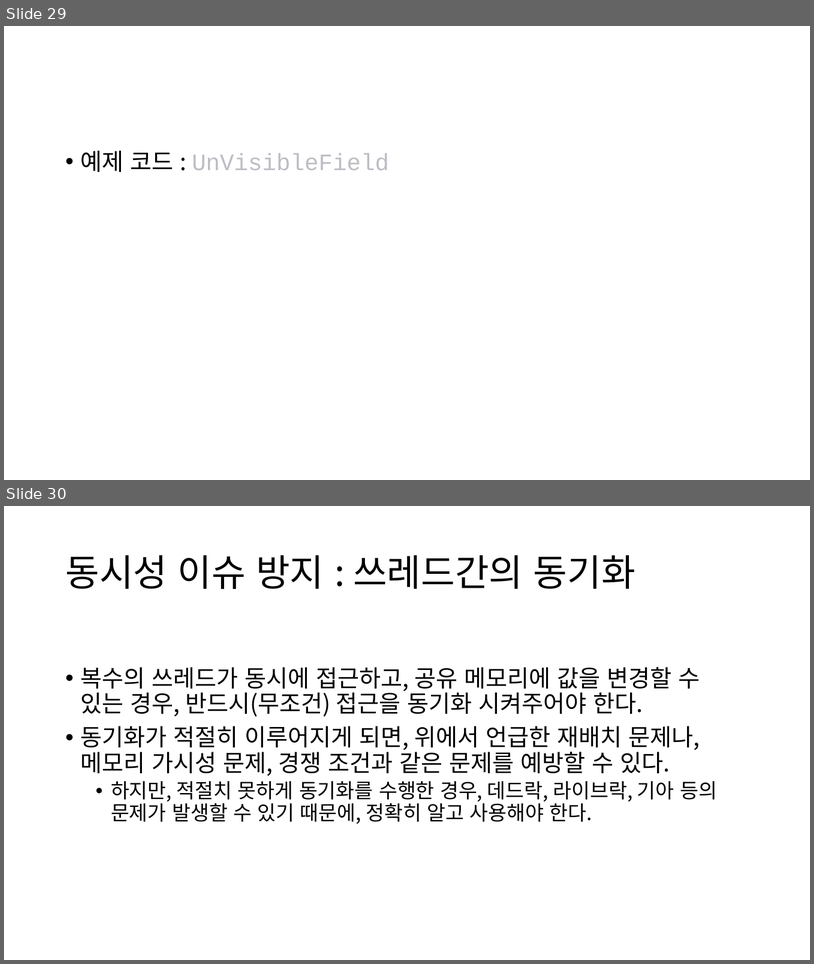
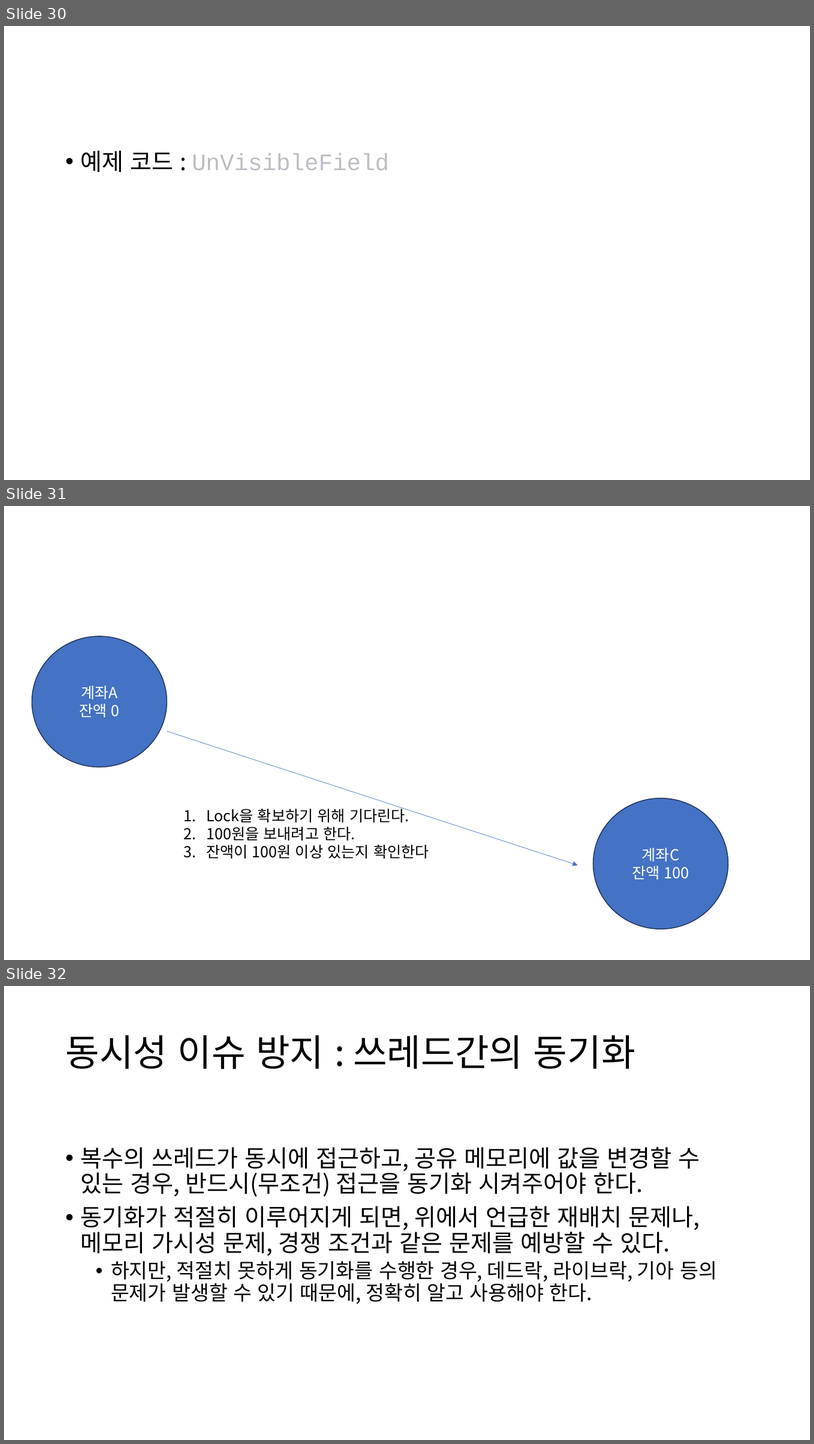
Before and after one commit to Baskervir/simcoding_jm, a slide deck: hy/수업자료/6주차 멀티쓰레딩/Multi Threading.pptx. Shown one above the other, each under a label of ours: slides 29 and 30 before the commit, slides 30, 31 and 32 after it. The pictures are 814x964 and 814x1444 pixels, drawn with LibreOffice and Linux fonts; fonts in the diff are those of the drawing. Boxes give left, top, right and bottom in pixels: in the first picture for what was removed or moved away, otherwise in the second. Text is boxed around its words. In the diff, an @@ line names an element or a change of style, - is before the commit and + after.

```diff
--- a/hy/수업자료/6주차 멀티쓰레딩/Multi Threading.pptx
+++ b/hy/수업자료/6주차 멀티쓰레딩/Multi Threading.pptx
@@ slide 31 added at [4, 506, 810, 960], background #FFFFFF @@
@@ ellipse added at [32, 636, 167, 767], fill #4472C4, outline #1E3256 1 pt, 18 pt, text #FFFFFF @@
+계좌A
+잔액 0
@@ arrow added from (167, 731) to (578, 865), #4472C4 0.5 pt @@
@@ text added at [206, 805, 429, 858], 18 pt, text #000000 @@
+1. Lock을 확보하기 위해 기다린다.
+2. 100원을 보내려고 한다.
+3. 잔액이 100원 이상 있는지 확인한다
@@ ellipse added at [594, 798, 729, 929], fill #4472C4, outline #1E3256 1 pt, 18 pt, text #FFFFFF @@
+계좌C
+잔액 100
@@ what was slide 29 is now slide 30 @@
@@ what was slide 30 is now slide 32 @@
```
Also in this commit, not shown: 2 slides changed, 1 other slide added, 7 other files.
